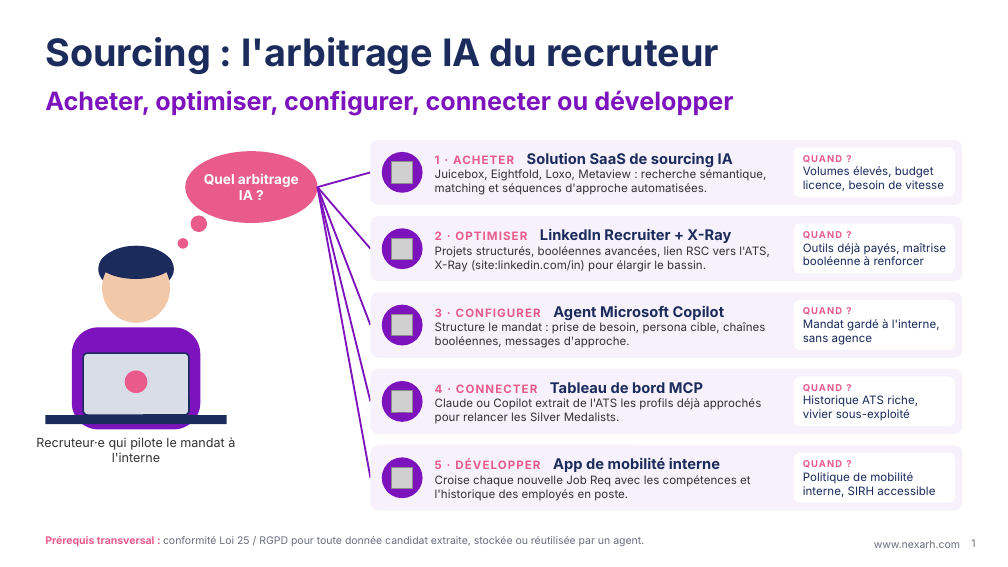
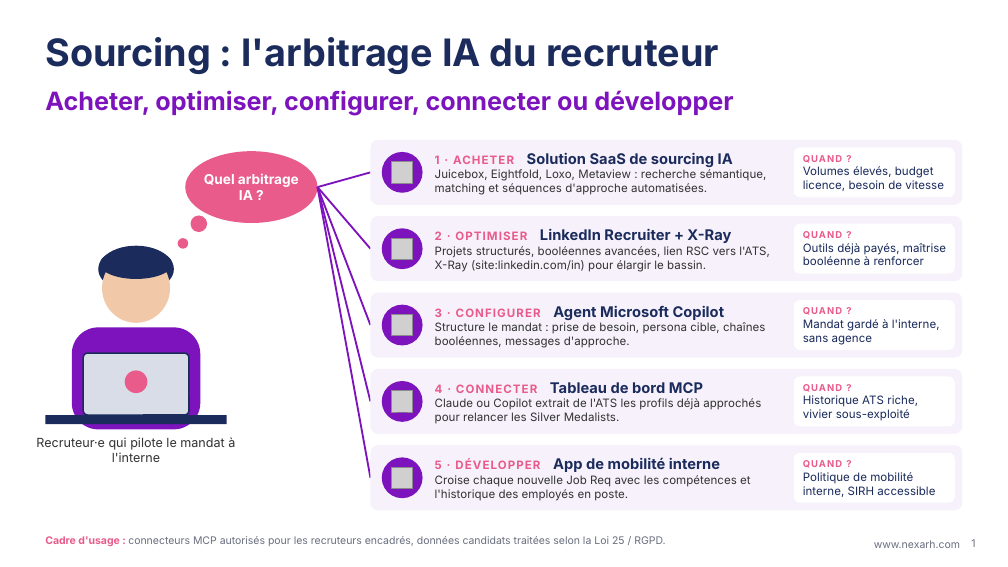
Before and after one commit to JB-Audrerie/nexaRH, a slide deck: slide 1 of NexaRH_Arbitrages_IA_Recruteur.pptx. Drawn at 1008x567 pixels with LibreOffice and Linux fonts; fonts in the diff are those of the drawing; grey boxes stand for pictures. Boxes give left, top, right and bottom in pixels: in the first picture for what was removed or moved away, otherwise in the second. Text is boxed around its words. In the diff, an @@ line names an element or a change of style, - is before the commit and + after.

```diff
--- a/NexaRH_Arbitrages_IA_Recruteur.pptx
+++ b/NexaRH_Arbitrages_IA_Recruteur.pptx
@@ text at (45,536,665,546): text changed @@
-Prérequis transversal : conformité Loi 25 / RGPD pour toute donnée candidat extraite, stockée ou réutilisée par un agent.
+Cadre d'usage : connecteurs MCP autorisés pour les recruteurs encadrés, données candidats traitées selon la Loi 25 / RGPD.
```
Also in this commit, not shown: 1 other slide changed.
